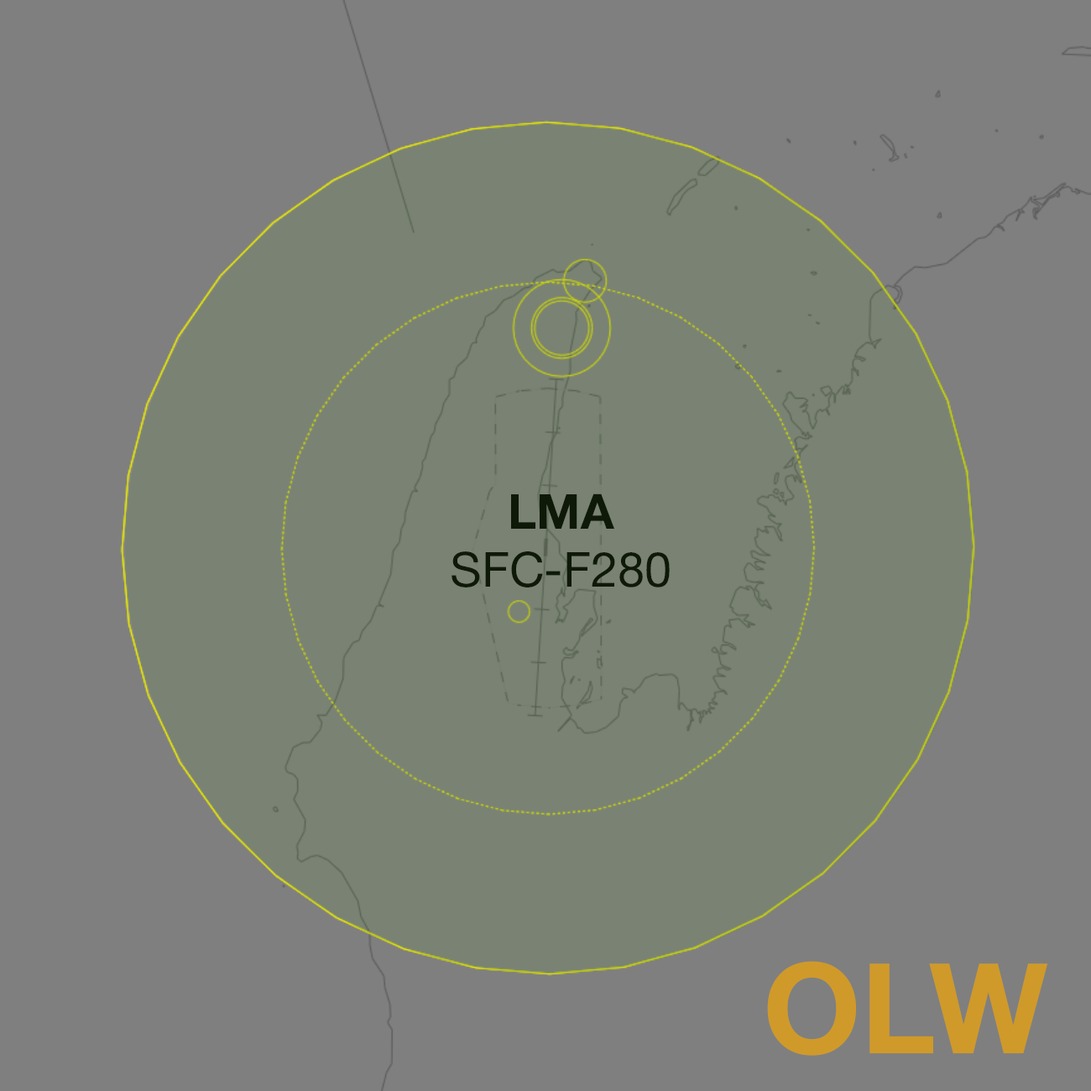
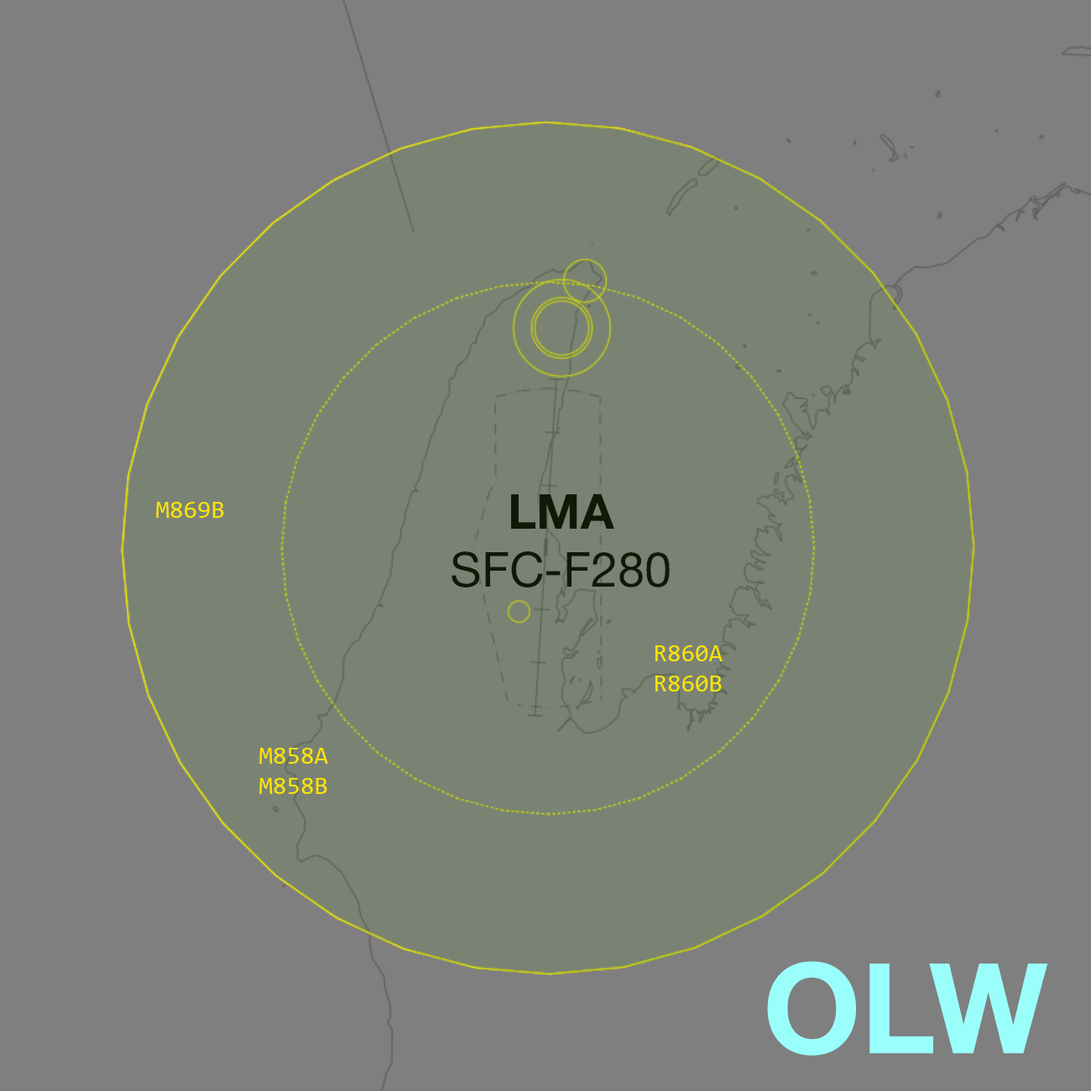
Before/after of a 1091 × 1091 layered artwork. What changed in the layer stack:
showed group "Restricted Areas" (3 layers) over [156, 502, 723, 795]
showed "M869B" over [156, 502, 225, 519]
painted on "OLW" over [767, 961, 1049, 1057]
